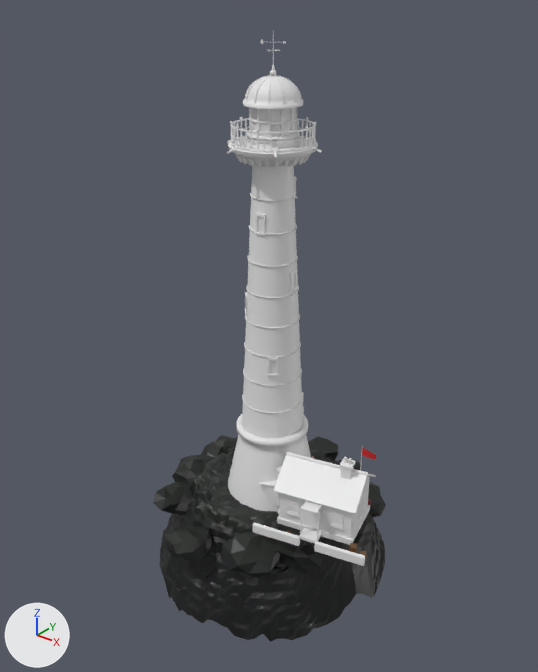
The glTF model public/models/lighthouse/lighthouse.glb: old version first, new version second.
Both versions are drawn from a camera (50 mm lens) standing at (12.71, -16.06, 15.8) and looking at (0.07, -0.26, 6.0). The lights are fixed; the arrows at lower left show +X, +Y and +Z. The first picture is the older version. Vertices at exactly the same position are counted once.

Names of what the first picture shows: 'copper', 'granite', 'iron', 'plaster', 'red', 'rock', 'slate', 'white' and 6 more.
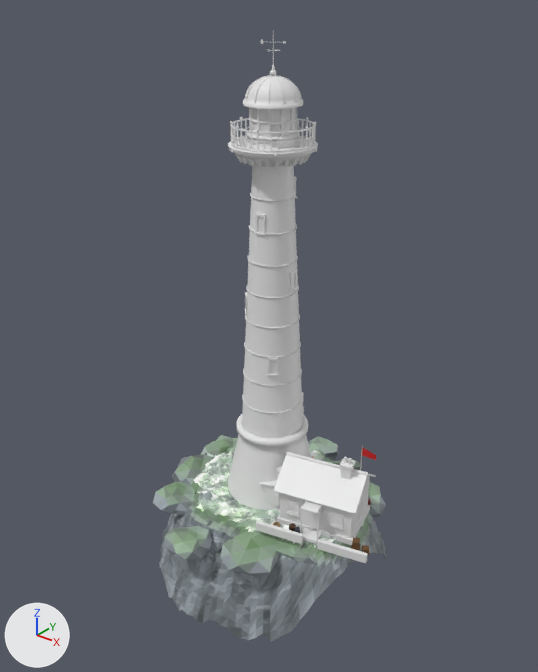
What differs and where, as boxes (x1, y1, x2, y2) in the pictures (538 x 672 px; the box of a moved part takes in the faces that stretch with it):
'rock', reshaped, recoloured (black to grey)
    both: (153, 435, 386, 642)
'granite', reshaped
    before: (228, 137, 370, 566)
    after: (228, 137, 370, 564)
part 1 of me_granite, moved or reshaped
    before: (253, 522, 300, 546)
    after: (256, 520, 303, 544)
part 2 of me_granite, moved or reshaped
    before: (314, 541, 365, 566)
    after: (317, 539, 368, 564)
part 3 of me_rock, moved or reshaped
    before: (243, 507, 385, 640)
    after: (243, 507, 385, 638)
part 4 of me_rock, recoloured (black to grey)
    both: (153, 435, 386, 642)
part 5 of me_rock, recoloured
    both: (171, 447, 381, 640)
part 6 of me_rock, recoloured
    before: (194, 447, 350, 569)
    after: (194, 447, 334, 547)
part 7 of me_rock, recoloured
    before: (174, 448, 368, 565)
    after: (174, 448, 364, 554)

Patch to the scene script:
```diff
--- a/public/models/lighthouse/lighthouse.glb.py
+++ b/public/models/lighthouse/lighthouse.glb.py
@@ me_granite @@
 # used by ob_granite; location = (0.0, 0.0, 0.0)
-me_granite.from_pydata(...)  # 3000 vertices, 4736 faces; spans x -1.86..4.63, y -2.51..1.86, z -1.2..11.67
+me_granite.from_pydata(...)  # 3000 vertices, 4736 faces; spans x -1.86..4.57, y -2.29..1.86, z -1.2..11.67
+# me_granite part 1: the loose piece of 16 vertices spanning x 1.21..2.69, y -2.51..-2.03, z 0.62..0.9 is moved by (-0.06, 0.22, -0.1)
+# me_granite part 2: the loose piece of 16 vertices spanning x 3.14..4.63, y -2.02..-1.53, z 0.62..0.9 is moved by (-0.06, 0.22, -0.1)
@@ me_rock @@
 me_rock.from_pydata(...)  # 5523 vertices, 10890 faces; spans x -3.95..3.95, y -4.23..3.95, z -2.82..0.7
 # used by ob_rock; location = (0.0, 0.0, 0.0)
+# me_rock part 3: 1748 of 5523 vertices moved; they spanned x -0.01..3.95, y -2.87..2.08, z -2.61..0.53 and now span x -0.01..3.95, y -2.87..2.08, z -2.33..0.54; mean shift (0.0, 0.0, 0.23); largest move (3.94, 0.23, -2.5) -> (3.94, 0.23, -0.58)
+# me_rock part 4: 6942 faces centred in x -3.92..3.92, y -4.11..3.92, z -2.67..0.62 are repainted in the vertex colours; the middle colour goes from black #0f1212 to grey #899790
+# me_rock part 5: 1420 faces centred in x -3.84..3.84, y -4.05..3.3, z -2.66..0.63 are repainted in the vertex colours; the middle colour goes from black #191e1a to light grey #b6c7b9
+# me_rock part 6: 1493 faces centred in x -2.48..3.6, y -2.47..2.36, z -0.49..0.69 are repainted in the vertex colours; the middle colour goes from black #252a26 to white #f6fff4
+# me_rock part 7: 1035 faces centred in x -2.54..3.56, y -4.08..2.46, z -1.04..0.55 are repainted in the vertex colours; the middle colour goes from black #1f241f to light grey #d0e1d0
 me_rock.materials.append(mat_defaultmaterial_001)
```
